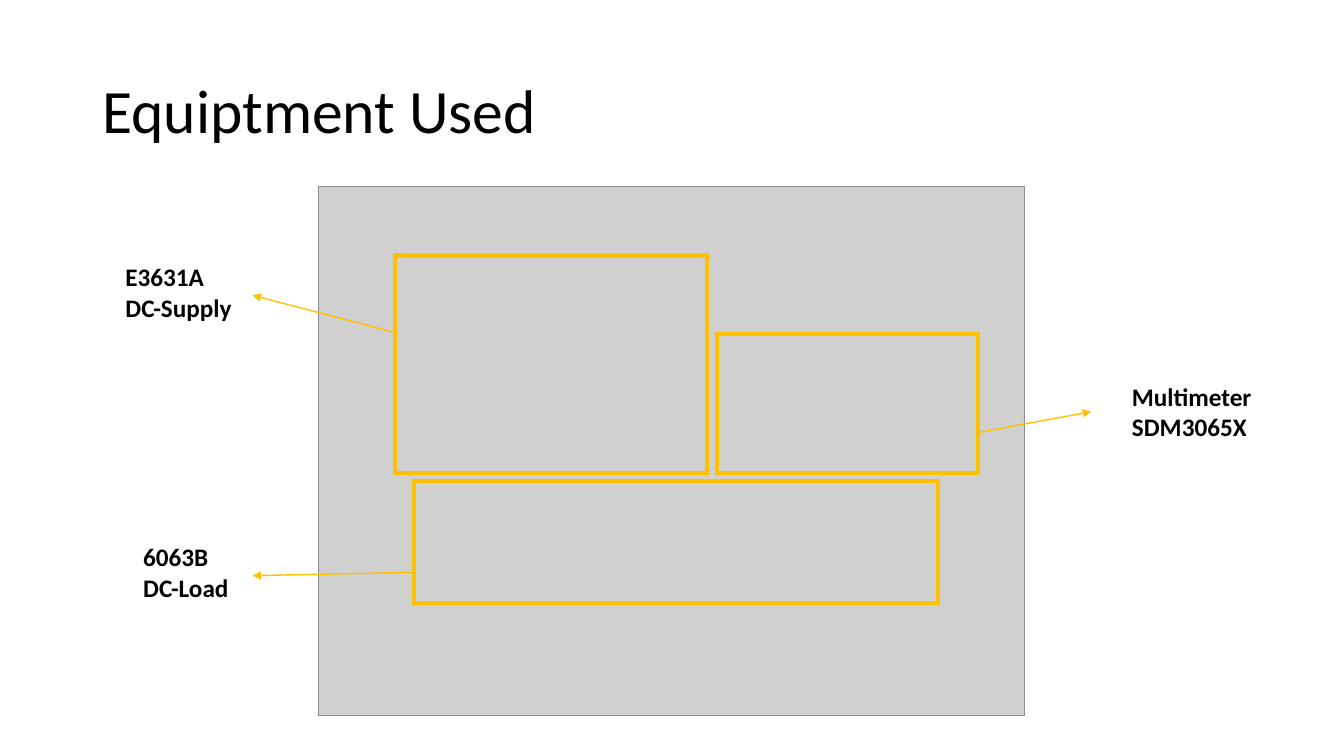
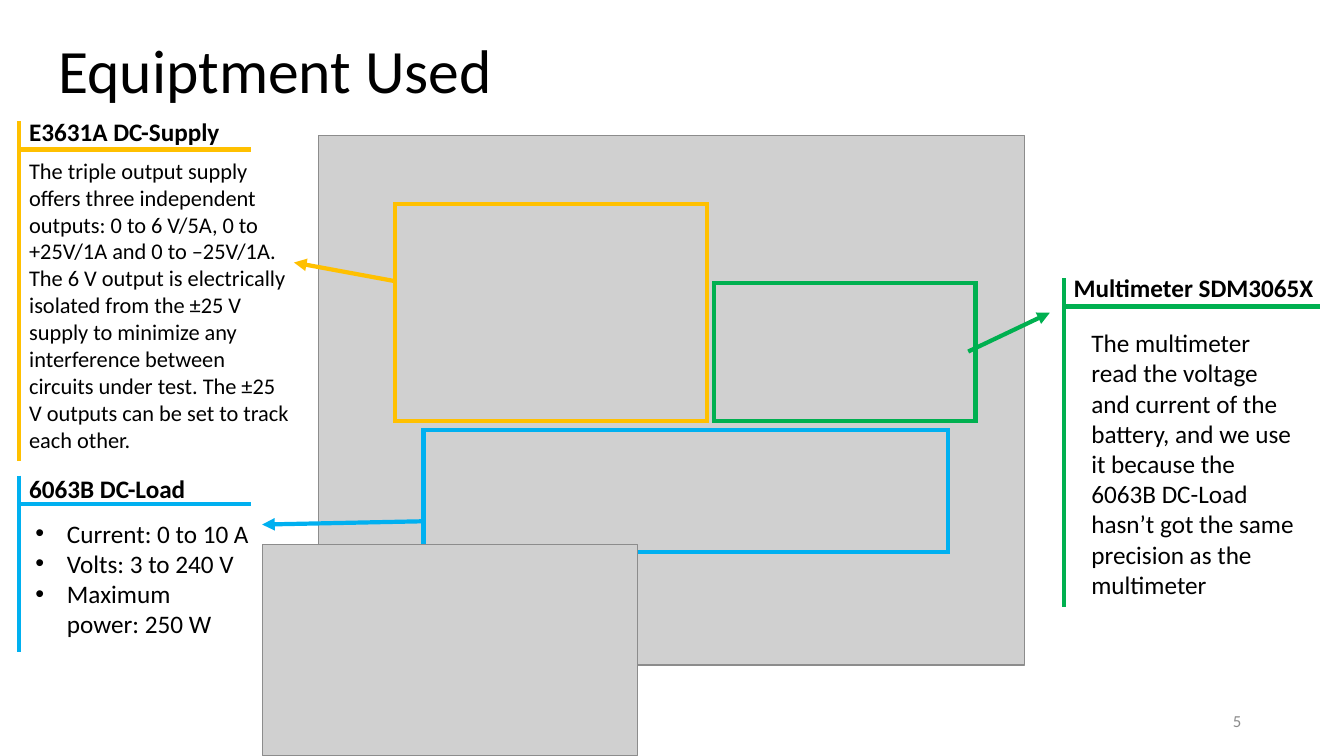
Before and after one commit to BlancaCC/granaSat_batteries, a slide deck: slide 5 of presentacion1/GranaSat Batteries Tester.pptx (slide 3 before the commit). Drawn at 1344x756 pixels with LibreOffice and Linux fonts; fonts in the diff are those of the drawing; grey boxes stand for pictures. Boxes give left, top, right and bottom in pixels: in the first picture for what was removed or moved away, otherwise in the second. Text is boxed around its words. In the diff, an @@ line names an element or a change of style, - is before the commit and + after.

```diff
--- a/presentacion1/GranaSat Batteries Tester.pptx
+++ b/presentacion1/GranaSat Batteries Tester.pptx
@@ title "Equiptment Used": place and size @@
-title "Equiptment Used" at (102, 90, 536, 143)
+title "Equiptment Used" at (58, 50, 492, 103)
@@ line added from (19, 122) to (19, 461), #FFC000 3 pt @@
@@ line added from (19, 149) to (251, 149), #FFC000 3 pt @@
@@ text at (29, 123, 219, 145): text changed @@
-E3631A
-DC-Supply
+E3631A DC-Supply
@@ text added at (29, 163, 288, 448), 16 pt, text #000000 @@
+The triple output supply offers three independent outputs: 0 to 6 V/5A, 0 to +25V/1A and 0 to –25V/1A. The 6 V output is electrically isolated from the ±25 V supply to minimize any interference between circuits under test. The ±25 V outputs can be set to track each other.
@@ 2 rectangles, 1 picture: place and size @@
-2 rectangles, 1 picture at (319, 187, 1024, 716)
+2 rectangles, 1 picture at (319, 135, 1024, 664)
@@ arrow moved from (395, 333) - (253, 295) to (395, 281) - (294, 262) @@
@@ arrow (395, 281) - (294, 262): stroke #FFC000 1 pt to #FFC000 3 pt @@
@@ text "Multimeter SDM3065X" rewrapped from (1132, 388, 1251, 437) to (1074, 279, 1314, 297) @@
@@ rectangle at (715, 283, 976, 421): outline #FFC000 3 pt to #00B050 3 pt @@
@@ line added from (1064, 278) to (1064, 608), #00B050 3 pt @@
@@ arrow moved from (978, 433) - (1092, 411) to (969, 352) - (1051, 313) @@
@@ arrow (969, 352) - (1051, 313): stroke #FFC000 1 pt to #00B050 3 pt @@
@@ line added from (1064, 307) to (1320, 307), #00B050 3 pt @@
@@ text added at (1091, 334, 1294, 594), 18 pt, text #000000 @@
+The multimeter read the voltage and current of the battery, and we use it because the 6063B DC-Load hasn’t got the same precision as the multimeter
@@ rectangle: place and size @@
-rectangle at (414, 481, 939, 603)
+rectangle at (423, 430, 948, 552)
@@ rectangle at (423, 430, 948, 552): outline #FFC000 3 pt to #00B0F0 3 pt @@
@@ line added from (19, 476) to (19, 652), #00B0F0 3 pt @@
@@ line added from (19, 504) to (251, 504), #00B0F0 3 pt @@
@@ text at (29, 480, 185, 504): text changed @@
-6063B
-DC-Load
+6063B DC-Load
@@ text added at (67, 526, 249, 637), 18 pt, text #000000 @@
+• Current: 0 to 10 A
+• Volts: 3 to 240 V
+• Maximum power: 250 W
@@ arrow moved from (414, 573) - (253, 576) to (423, 521) - (262, 524) @@
@@ arrow (423, 521) - (262, 524): stroke #FFC000 1 pt to #00B0F0 3 pt @@
@@ picture added at (262, 544, 638, 756) @@
@@ page number added at (1233, 716, 1241, 727), 12 pt, text #8C8C8C @@
+5
```
Also in this commit, not shown: 2 other slides changed, 6 slides added, 13 slides removed, 2 other files.
